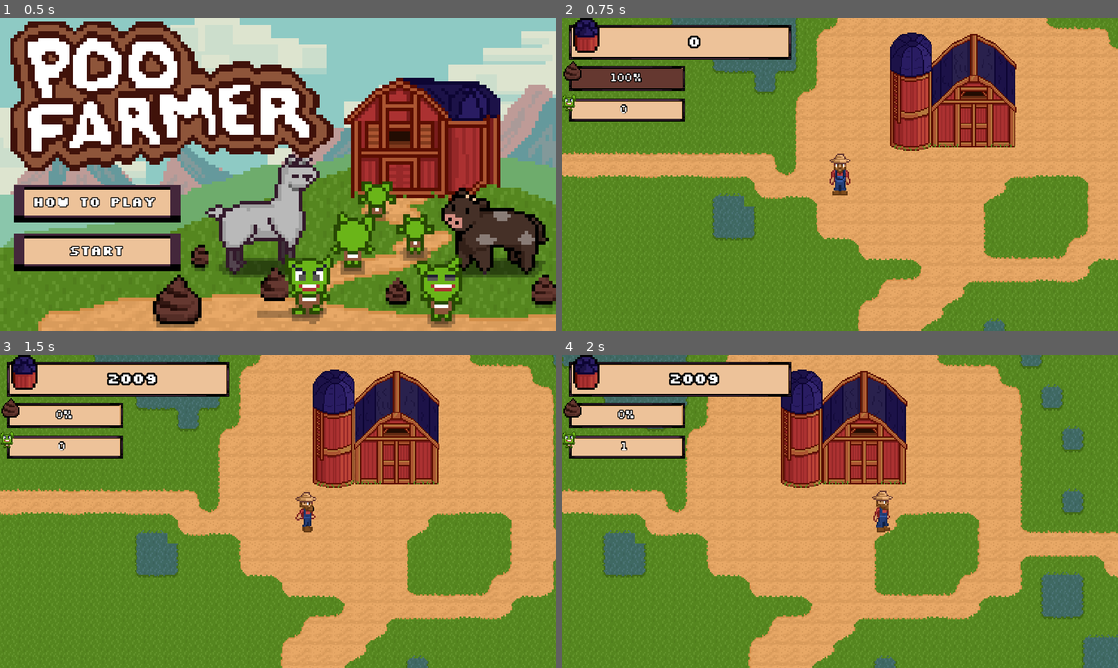
Above: before the commit, frames 1-4 (two rows, left to right).
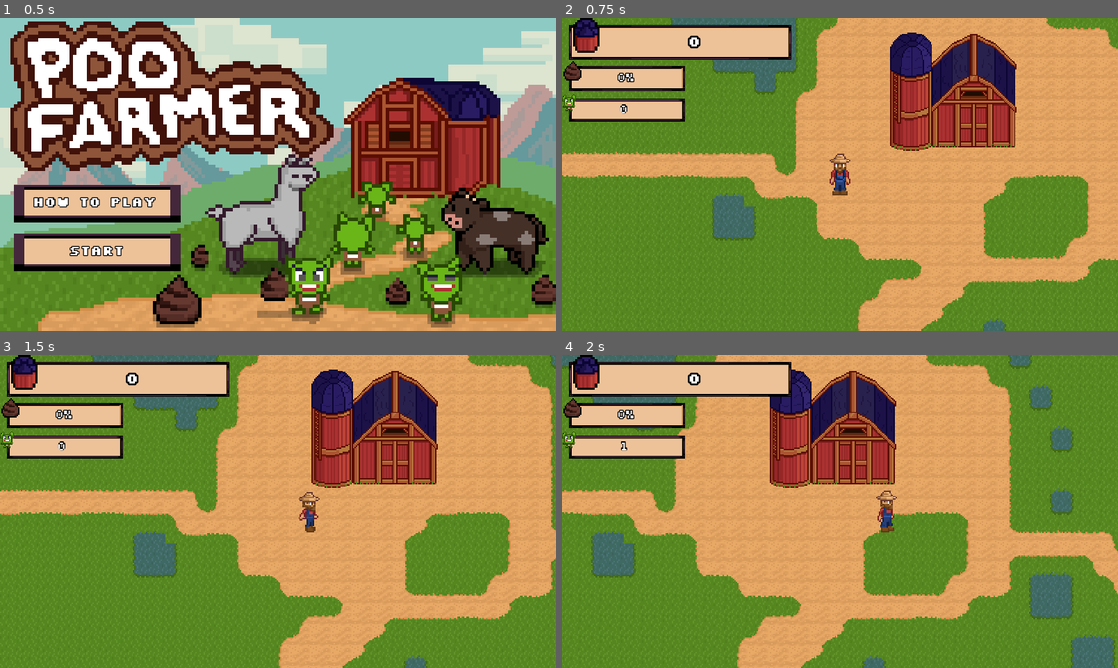
Above: after the commit, the same moments.

Repository: astro-panda/poo-farmer
Game: Godot game, scene res://Scenes/Main.tscn
Two runs of this game, one before a commit and one after it. Both use one fixed random seed, a clock stepped at 60 frames per second and the inputs below.
Inputs (mouse positions are in pixels of both pictures, inside the frame that each line leads up to):
- Up to frame 1 (0.5 s): no input
- Up to frame 2 (0.75 s): click "Start" at 0.5 s
- Up to frame 3 (1.5 s): tap Enter at 1.25 s; move the mouse to (400, 495) at 1.27 s; hold Right (move_right) from 1.28 s (still down); hold Keypad 0 (deep_pockets) from 1.28 s (still down); click (400, 495) at 1.42 s
- Up to frame 4 (2 s): keep holding Right (move_right); keep holding Keypad 0 (deep_pockets)

Frame 1 is identical in both runs. In frame 2, 1.2% of the frame differs, in the area x 1-22%, y 16-23%; in frame 3, 5.3%; in frame 4, 15%, in the area x 0-100%, y 0-100%.

Commit message:
removed development settings on main player

Diff:
--- a/poofarmer/Scenes/Main.tscn
+++ b/poofarmer/Scenes/Main.tscn
@@ -199,8 +199,7 @@
 __meta__ = {
 "_edit_group_": true
 }
-currentHoldAmount = 10
-totalPooAmount = 2000
+speed = 275
 
 [node name="ModalWindow" parent="Player" instance=ExtResource( 9 )]
 visible = false
